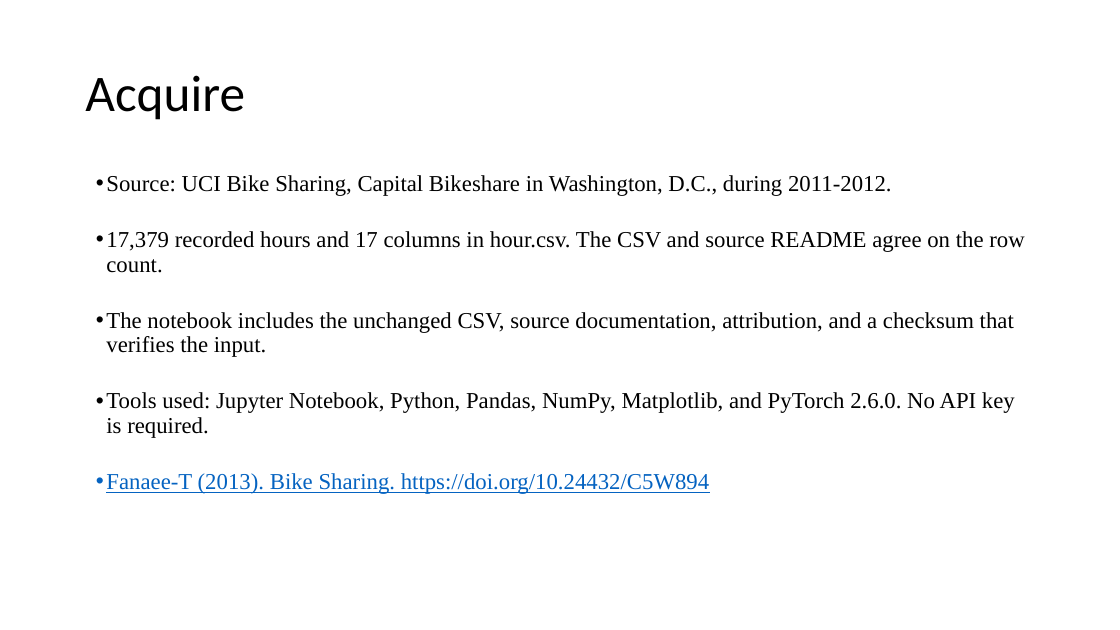
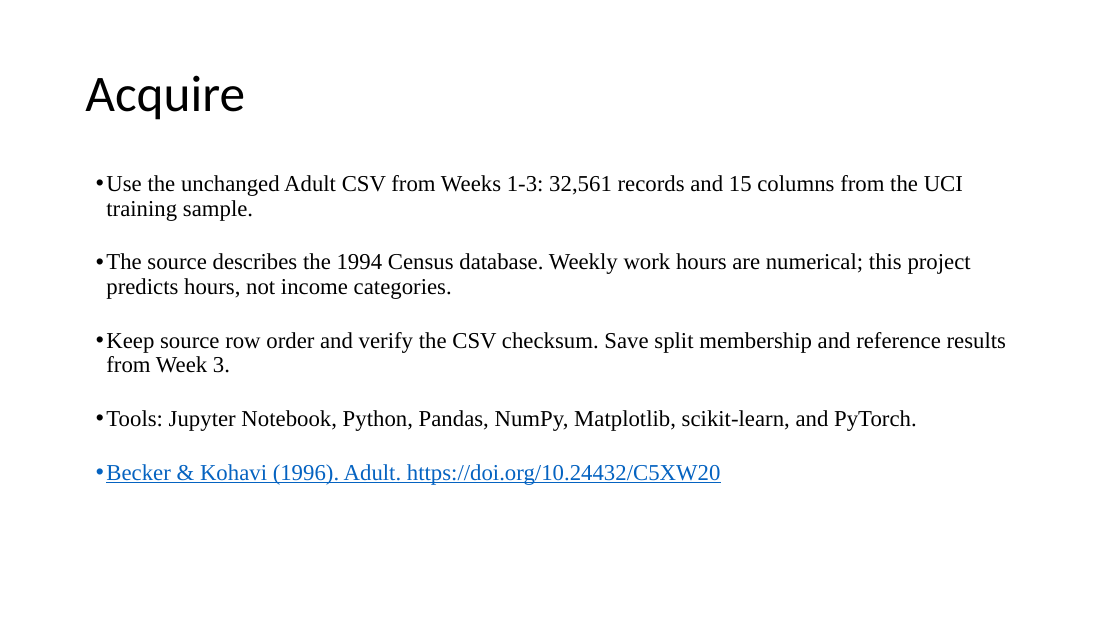
Before and after one commit to mascon0423/ANA500, a slide deck: slide 4 of week4/Douglas_Bobeck_ANA500_Micro_Project_4.pptx. Drawn at 1120x630 pixels with LibreOffice and Linux fonts; fonts in the diff are those of the drawing. Boxes give left, top, right and bottom in pixels: in the first picture for what was removed or moved away, otherwise in the second. Text is boxed around its words. In the diff, an @@ line names an element or a change of style, - is before the commit and + after.

Commit message:
Continue Week 3 work-hours analysis with MLP and RNN regression

```diff
--- a/week4/Douglas_Bobeck_ANA500_Micro_Project_4.pptx
+++ b/week4/Douglas_Bobeck_ANA500_Micro_Project_4.pptx
@@ text at box(106, 175, 1006, 485): text changed @@
-• Source: UCI Bike Sharing, Capital Bikeshare in Washington, D.C., during 2011-2012.
-• 17,379 recorded hours and 17 columns in hour.csv. The CSV and source README agree on the row count.
-• The notebook includes the unchanged CSV, source documentation, attribution, and a checksum that verifies the input.
-• Tools used: Jupyter Notebook, Python, Pandas, NumPy, Matplotlib, and PyTorch 2.6.0. No API key is required.
-• Fanaee-T (2013). Bike Sharing. https://doi.org/10.24432/C5W894
+• Use the unchanged Adult CSV from Weeks 1-3: 32,561 records and 15 columns from the UCI training sample.
+• The source describes the 1994 Census database. Weekly work hours are numerical; this project predicts hours, not income categories.
+• Keep source row order and verify the CSV checksum. Save split membership and reference results from Week 3.
+• Tools: Jupyter Notebook, Python, Pandas, NumPy, Matplotlib, scikit-learn, and PyTorch.
+• Becker & Kohavi (1996). Adult. https://doi.org/10.24432/C5XW20
```
Also in this commit, not shown: 3 other slides changed, 16 slides added, 13 slides removed, 32 other files.
